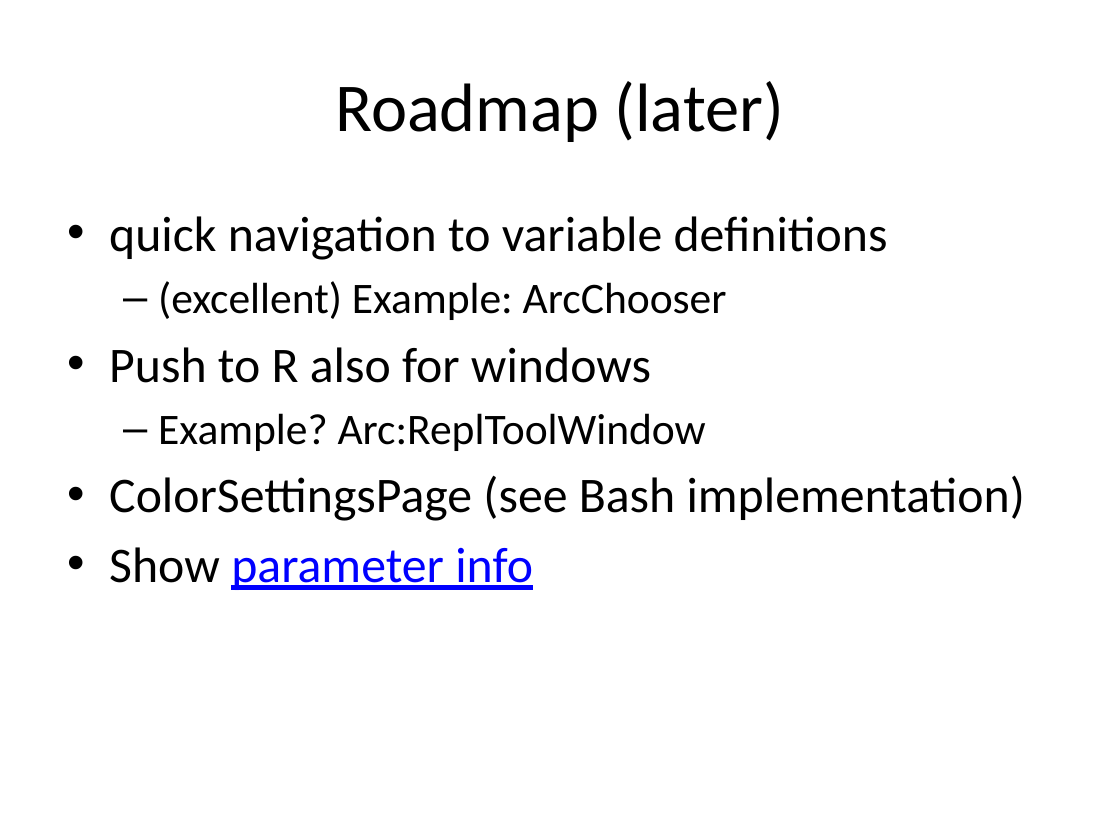
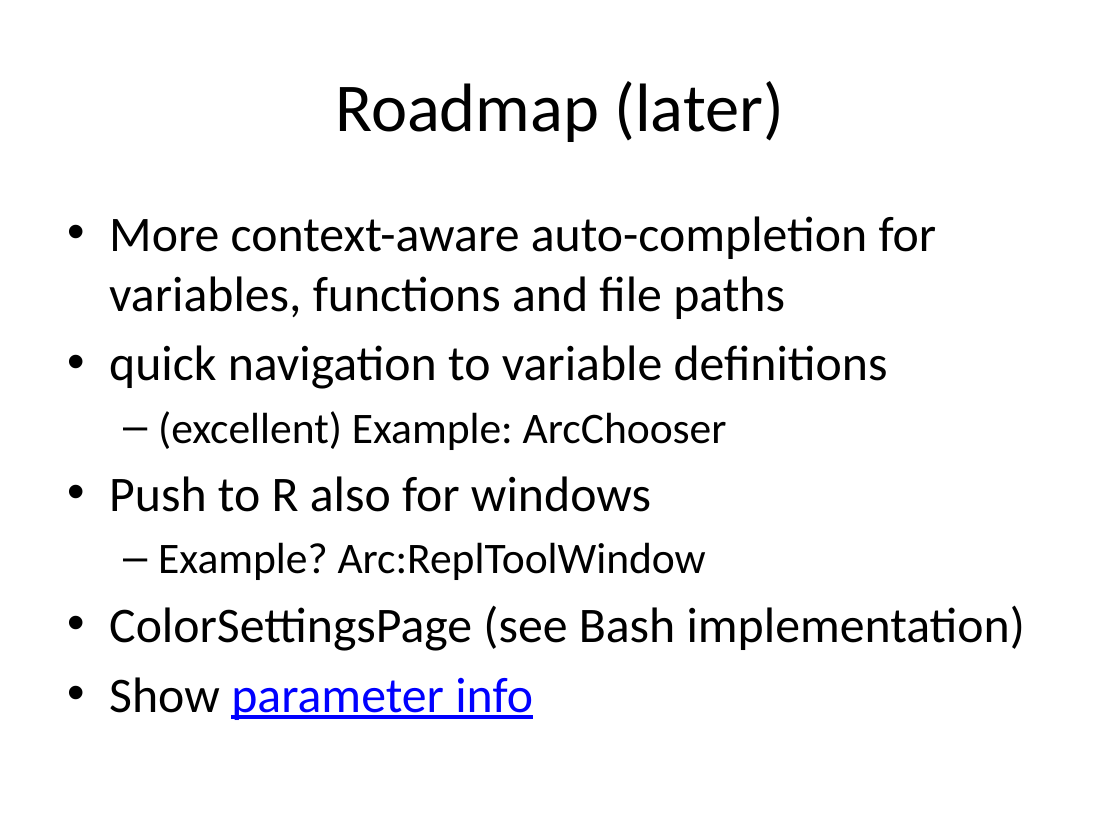
Before and after one commit to holgerbrandl/r4intellij, a slide deck: slide 4 of R4Intellij.pptx (slide 3 before the commit). Drawn at 1120x840 pixels with LibreOffice and Linux fonts; fonts in the diff are those of the drawing. Boxes give left, top, right and bottom in pixels: in the first picture for what was removed or moved away, otherwise in the second. Text is boxed around its words. In the diff, an @@ line names an element or a change of style, - is before the commit and + after.

Commit message:
implemented function def folding; cleaned up parser classes

```diff
--- a/R4Intellij.pptx
+++ b/R4Intellij.pptx
@@ text at box(109, 216, 937, 319): paragraph added @@
+• More context-aware auto-completion for variables, functions and file paths
```
Also in this commit, not shown: 1 other slide changed, 1 slide added, 7 other files.
